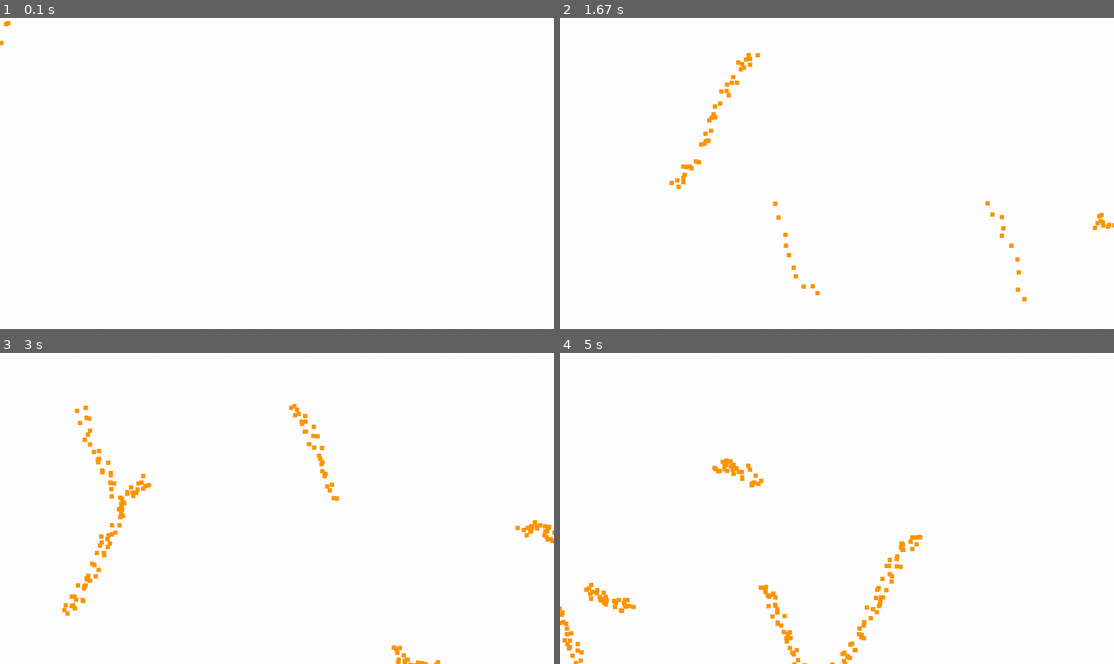
Above: before the commit, frames 1-4 (two rows, left to right).
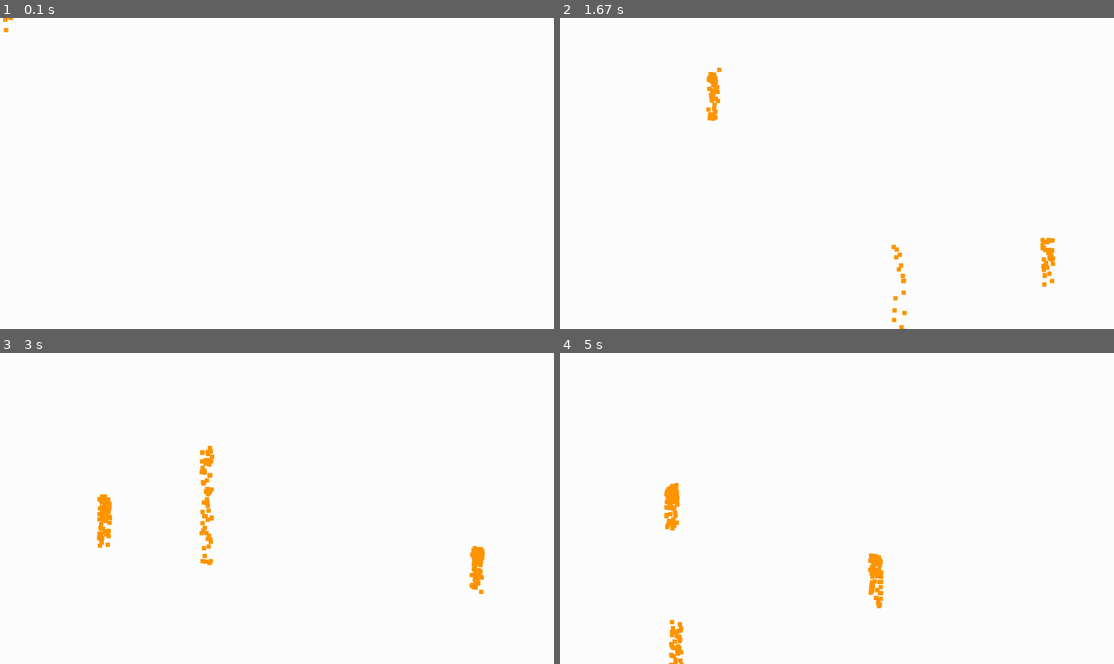
Above: after the commit, the same moments.

Repository: ViniciusPiresLopes/PygameParticleSystem
Game: pygame game, started from example.py
The game is run twice, just before and just after one commit, with the same random seed, the same clock (stepped at 60 frames per second) and the same inputs.
Inputs (mouse positions are in pixels of both pictures, inside the frame that each line leads up to):
- Up to frame 1 (0.1 s): no input
- Up to frame 2 (1.67 s): click (837, 173) at 0.38 s; click (892, 241) at 0.72 s; click (1041, 282) at 1.05 s; click (704, 111) at 1.38 s
- Up to frame 3 (3 s): click (277, 545) at 1.72 s; click (199, 443) at 2.05 s; click (470, 589) at 2.38 s; click (94, 539) at 2.72 s
- Up to frame 4 (5 s): click (676, 449) at 3.05 s; click (704, 561) at 3.38 s; click (1036, 580) at 3.72 s; click (670, 623) at 4.05 s; click (665, 527) at 4.38 s; click (870, 595) at 4.72 s

The runs differ from the first frame. In frame 1, less than 0.1% of the frame differs, in the area x 0-3%, y 0-9%; in frame 2, 1.5%; in frame 3, 2.7%, in the area x 11-100%, y 16-100%; in frame 4, 2.6%.

Commit message:
Update example.py

Diff:
--- a/example.py
+++ b/example.py
@@ -23,7 +23,7 @@
 surface.fill((255, 150, 0))
 
 area = Area((WIDTH // 2, HEIGHT // 2), (25, 25))  # Spawn area of the particles
-particle_system = ParticleSystem(area, FPS, 200, 1, [0, 0.5], [5, -12.5], 1)
+particle_system = ParticleSystem(area, FPS, 200, 1, [0, 0.5], [0, -10], 1)
 particle_system.start_particles_with_surface(surface)  # Starting it with a surface | We can use "start_particles(img_path)" for loading images instead
 
 # Main loop
@@ -41,7 +41,7 @@
     mouse_pos = pygame.mouse.get_pos()
     particle_system.set_pos([*mouse_pos])  # Changes the position of the spawn of the particles (area)
 
-    particle_system.reverse_all()  # For spread particles in the original direction and the opposite of the original direction | seems like mirroring
+    # particle_system.reverse_all()  # For spread particles in the original direction and the opposite of the original direction | seems like mirroring
 
     particle_system.update()  # Update all the physics
     particle_system.draw(win)
